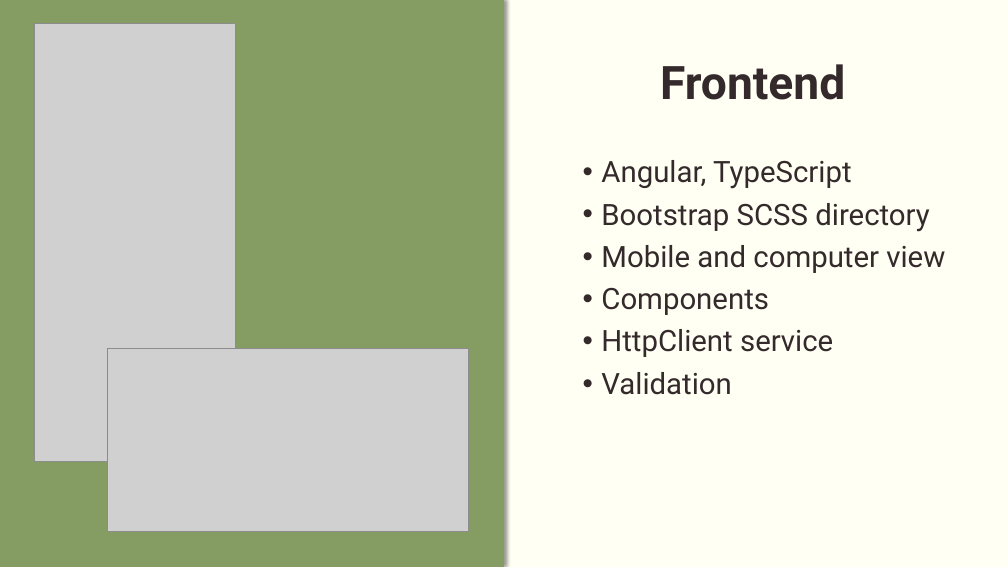
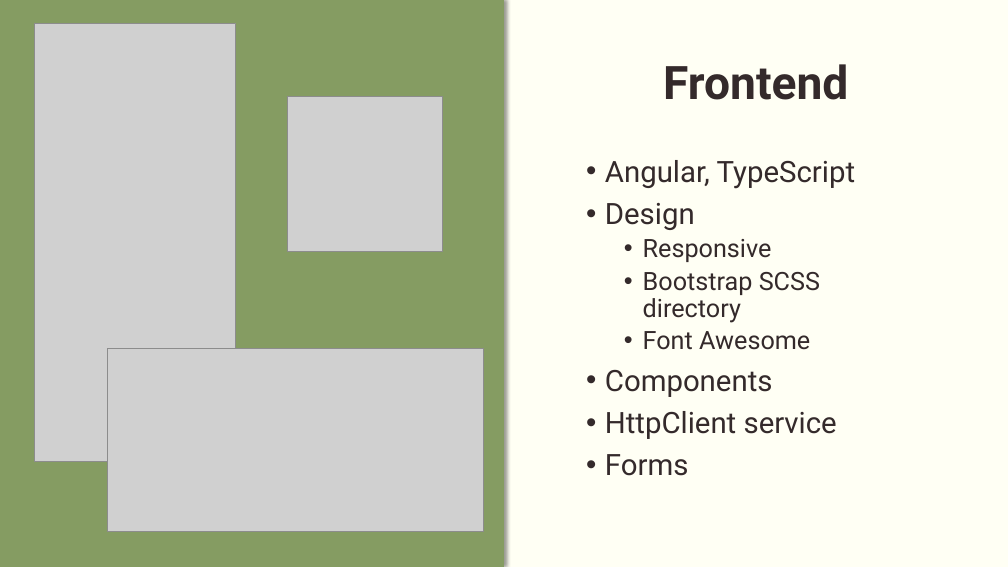
Before and after one commit to momikadragoner/Vizsgaremek, a slide deck: slide 6 of PPT/Agora(2).pptx. Drawn at 1008x567 pixels with LibreOffice and Linux fonts; fonts in the diff are those of the drawing; grey boxes stand for pictures. Boxes give left, top, right and bottom in pixels: in the first picture for what was removed or moved away, otherwise in the second. Text is boxed around its words. In the diff, an @@ line names an element or a change of style, - is before the commit and + after.

```diff
--- a/PPT/Agora(2).pptx
+++ b/PPT/Agora(2).pptx
@@ picture added at (288,97,443,252) @@
@@ text at (605,203,772,262): paragraphs added @@
+• Design
+  • Responsive
@@ text at (643,272,820,323): size 28 to 24 pt in "Bootstrap SCSS directory"; list level 1 to 2 in "Bootstrap SCSS directory" @@
@@ picture: place and size @@
-picture at (107,349,468,532)
+picture at (107,349,483,532)
@@ text at (643,331,810,350): text changed; size 28 to 24 pt @@
-• Mobile and computer view
+  • Font Awesome
@@ text at (605,454,689,476): text changed @@
-• Validation
+• Forms
```
Also in this commit, not shown: 5 other slides changed, 4 other files.
